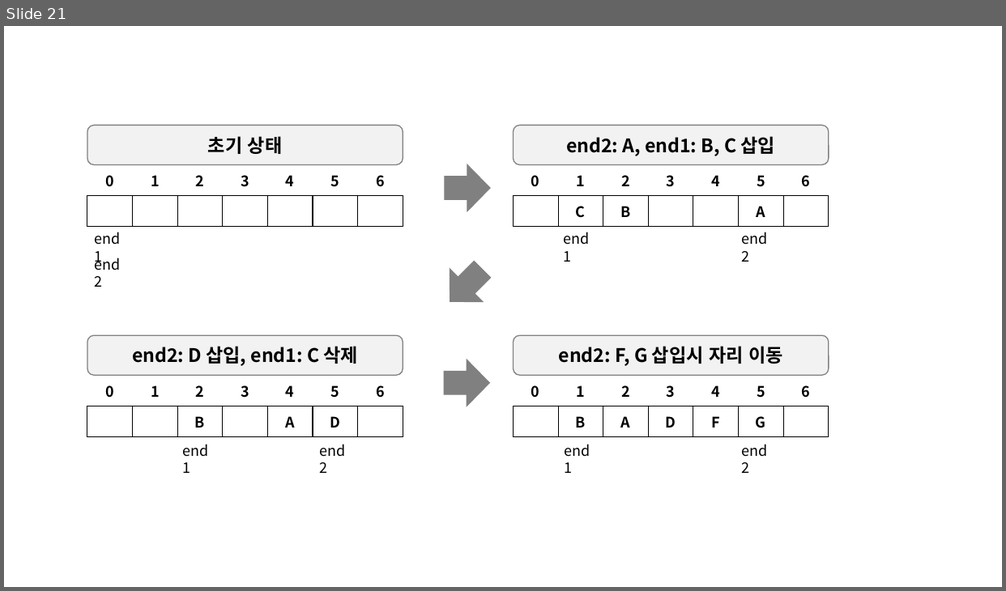
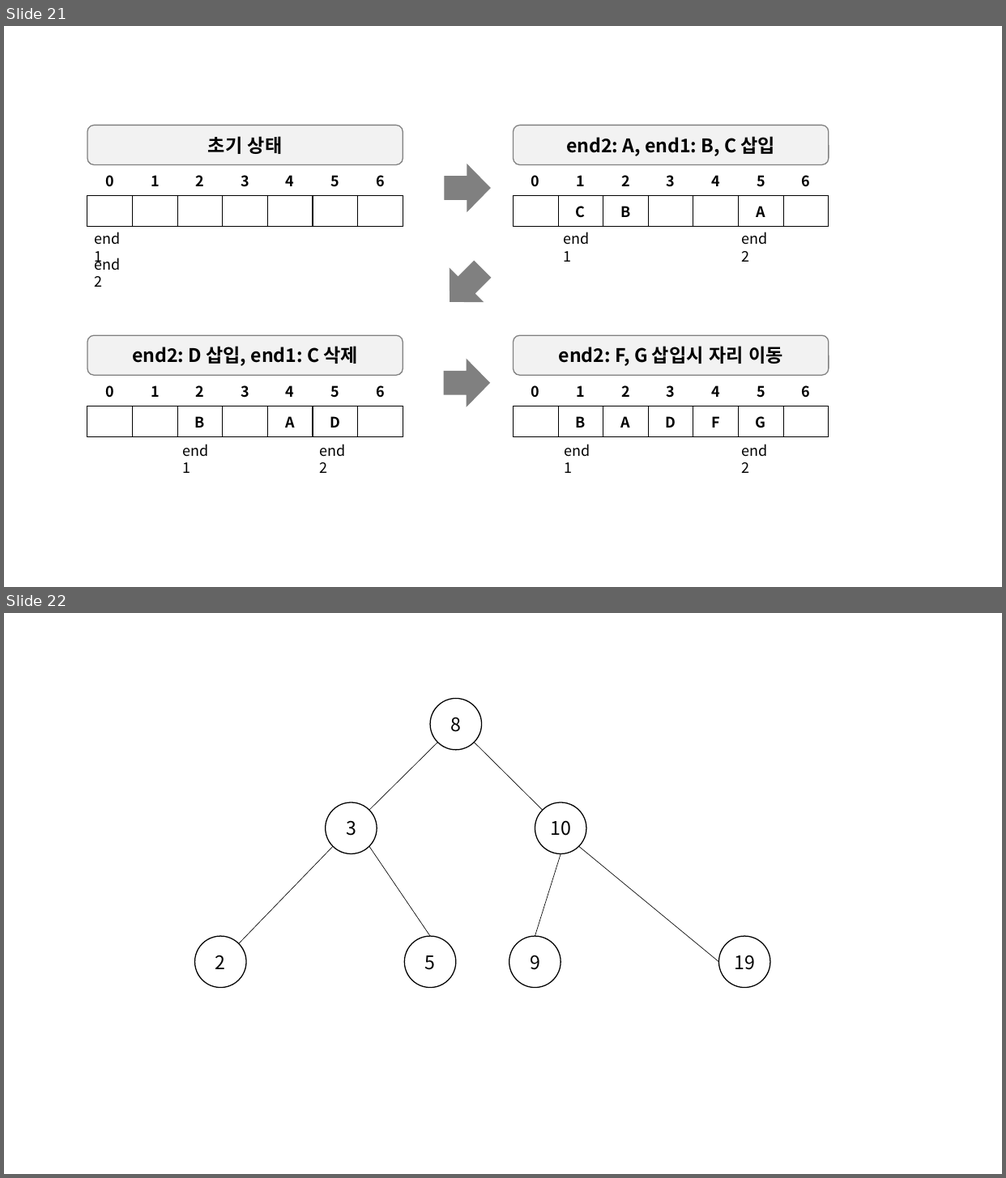
Before and after one commit to jjeong723/Study_note, a slide deck: 1st_study.pptx. Shown one above the other, each under a label of ours: slide 21 before the commit, slides 21 and 22 after it. The pictures are 1006x591 and 1006x1178 pixels, drawn with LibreOffice and Linux fonts; fonts in the diff are those of the drawing. Boxes give left, top, right and bottom in pixels: in the first picture for what was removed or moved away, otherwise in the second. Text is boxed around its words. In the diff, an @@ line names an element or a change of style, - is before the commit and + after.

```diff
--- a/1st_study.pptx
+++ b/1st_study.pptx
@@ slide 22 added at (4, 613, 1002, 1174), background #FFFFFF @@
@@ ellipse added at (430, 698, 482, 750), fill #FFFFFF, outline #000000 1 pt, 18 pt, text #000000 @@
+8
@@ line added from (437, 743) to (369, 810), #000000 0.5 pt @@
@@ line added from (474, 743) to (543, 810), #000000 0.5 pt @@
@@ ellipse added at (325, 803, 377, 854), fill #FFFFFF, outline #000000 1 pt, 18 pt, text #000000 @@
+3
@@ ellipse added at (535, 803, 586, 854), fill #FFFFFF, outline #000000 1 pt, 18 pt, text #000000 @@
+10
@@ line added from (333, 846) to (239, 944), #000000 0.5 pt @@
@@ line added from (369, 846) to (430, 936), #000000 0.5 pt @@
@@ line added from (561, 854) to (535, 936), #000000 0.5 pt @@
@@ line added from (579, 846) to (719, 962), #000000 0.5 pt @@
@@ ellipse added at (195, 936, 246, 988), fill #FFFFFF, outline #000000 1 pt, 18 pt, text #000000 @@
+2
@@ ellipse added at (404, 936, 456, 988), fill #FFFFFF, outline #000000 1 pt, 18 pt, text #000000 @@
+5
@@ ellipse added at (509, 936, 561, 988), fill #FFFFFF, outline #000000 1 pt, 18 pt, text #000000 @@
+9
@@ ellipse added at (719, 936, 770, 988), fill #FFFFFF, outline #000000 1 pt, 18 pt, text #000000 @@
+19
```
Also in this commit, not shown: 3 other slides added, 8 other files.
